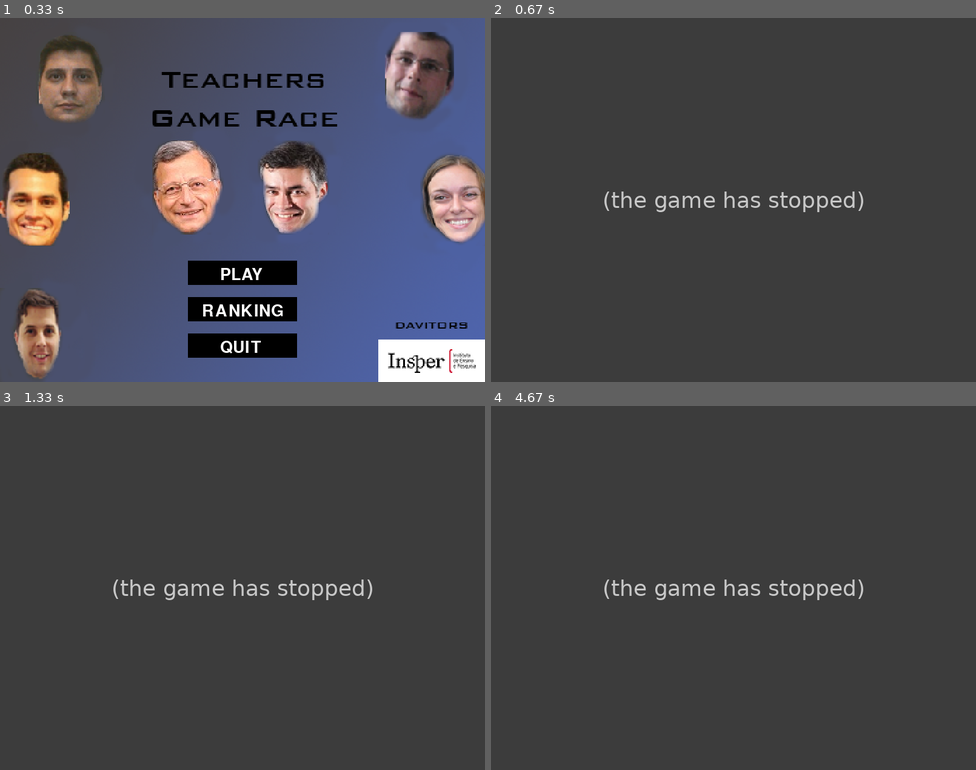
Above: before the commit, frames 1-4 (two rows, left to right).
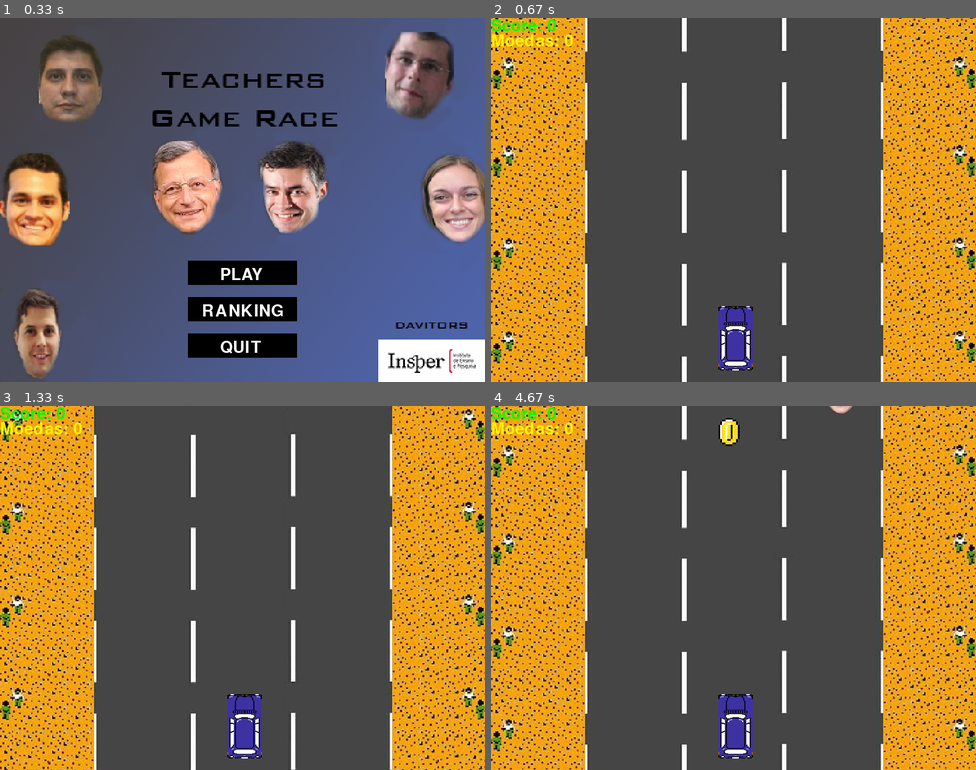
Above: after the commit, the same moments.

Repository: davidengelstein/ProjetoFinal_Davids_Vitors
Game: pygame game, started from Game7.py
The game is run twice, just before and just after one commit, with the same random seed, the same clock (stepped at 60 frames per second) and the same inputs.
Inputs (mouse positions are in pixels of both pictures, inside the frame that each line leads up to):
- Up to frame 1 (0.33 s): no input
- Up to frame 2 (0.67 s): click "PLAY" at 0.38 s
- Up to frame 3 (1.33 s): hold Right 0.67-1.13 s; move the mouse to (223, 602) at 0.7 s; hold Left from 1.17 s (still down)
- Up to frame 4 (4.67 s): release Left at 1.7 s; hold Left 1.73-2.13 s; hold Right 2.17-2.8 s; hold Left 2.83-3.3 s; hold Right 3.33-3.8 s; hold Right 3.83-4.3 s; hold Left from 4.33 s (still down)

Frame 1 is identical in both runs. In frame 2, 43% of the frame differs, in the area x 0-100%, y 0-100%; in frame 3, 43%; in frame 4, 43%.
Error before the commit: UnboundLocalError: cannot access local variable 'car_positionX' where it is not associated w...; the game stopped at 0.42 s (later frames are placeholders)

Commit message:
ARRUMANDO BUGS OCASIONADOS PELAS CLASSES

Diff:
--- a/Game7.py
+++ b/Game7.py
@@ -26,13 +26,6 @@
 
 largura_da_tela = 800 #eixox
 altura_da_tela = 600
-
-car_positionY = 475
-car_positionX = 375 #esquerda = 210 , meio = 375, direita = 540 - Variando de 165
-carX = 57
-carY = 106
-Score = 0
-Moedas = 0
 
 gameDisplay = pygame.display.set_mode((largura_da_tela,altura_da_tela))
 
@@ -59,8 +52,6 @@
 Imagem_Fundo = pygame.image.load('8bitsRoad.png')
 Imagem_Fundo = pygame.transform.scale(Imagem_Fundo,(largura_da_tela,1200))
 
-
-
 def dinheiro(contar2):
     font = pygame.font.SysFont(None, 40)
     text = font.render("Moedas: " + str(contar2),True,yellow)
@@ -122,7 +113,7 @@
 
 def heloisa1(r,s):
     DisplayDoJogo.blit(heloisa,(r,s))
-
+'''
 class personagens:
     def __init__(self,titulo1,titulo2):
         self.titulo1 = titulo1
@@ -156,7 +147,7 @@
 vin = personagens('posição_viniciusX','posição_viniciusY')
 hel = personagens('posição_heloisaX','posição_heloisaY')
 
-
+'''
 DisplayDoJogo = pygame.display.set_mode((largura_da_tela,altura_da_tela))
 
 
@@ -212,7 +203,7 @@
     posição_heloisaY = random.randrange(-2500,0)
     '''
 
-
+    '''
     lor.posiniper(-2000,0)
     mir.posiniper(-3000,0)
     orf.posiniper(-2000,0)
@@ -220,12 +211,18 @@
     had.posiniper(-10000,0)
     vin.posiniper(-5000,0)
     hel.posiniper(-2500,0)
+    '''
 
 
     prof_largura = 60
     prof_altura = 60
 
-
+    car_positionY = 475
+    car_positionX = 375 #esquerda = 210 , meio = 375, direita = 540 - Variando de 165
+    carX = 57
+    carY = 106
+    Score = 0
+    Moedas = 0
 
     Não_Rodar_Jogo = False
 
@@ -249,6 +246,47 @@
 
                 elif car_positionX == 540 and tecla.key == pygame.K_LEFT:
                     car_positionX = 375
+
+        class personagens:
+            def __init__(self,titulo1,titulo2):
+                self.titulo1 = titulo1
+                self.titulo2 = titulo2
+
+            def posiniper(self,random1,random2):
+                self.titulo1 = random.choice([210,375,540])
+                self.titulo2 = random.randrange(random1,random2)
+
+            def posper2(self,random3,random4):
+                if self.titulo2 > altura_da_tela:
+                    self.titulo2 = 0 - random.randrange(random3,random4)
+                    self.titulo1 = random.choice([210,375,540])
+                    Score += 1
+
+            def crash(self):
+                if car_positionY < self.titulo2 + prof_altura and car_positionY + carY >= self.titulo2 + 60: #Este e o próximo if realizam todas as possíveis opções de colisão com o bloco. São expressões matemáticas
+                      if car_positionX > self.titulo1 and car_positionX < self.titulo1 + prof_largura or car_positionX + carX > self.titulo1 and car_positionX + carX < self.titulo1 + prof_largura:
+                          bater()
+
+            def crash2 (self,value):
+                if car_positionY < self.titulo2 + prof_altura and car_positionY + carY >= self.titulo2 + 60: #Este e o próximo if realizam todas as possíveis opções de colisão com o bloco. São expressões matemáticas
+                      if car_positionX > self.titulo1 and car_positionX < self.titulo1 + prof_largura or car_positionX + carX > self.titulo1 and car_positionX + carX < self.titulo1 + prof_largura:
+                        Score += value
+
+        lor = personagens('posição_lourençoX','posição_lourençoY')
+        mir = personagens('posição_mirandaX','posição_mirandaY')
+        orf = personagens('posição_orfaliX','posição_orfaliY')
+        fred = personagens('posição_fredX','posição_fredY')
+        had = personagens('posição_haddadX','posição_haddadY')
+        vin = personagens('posição_viniciusX','posição_viniciusY')
+        hel = personagens('posição_heloisaX','posição_heloisaY')
+
+        lor.posiniper(-2000,0)
+        mir.posiniper(-3000,0)
+        orf.posiniper(-2000,0)
+        fred.posiniper(-2500,0)
+        had.posiniper(-10000,0)
+        vin.posiniper(-5000,0)
+        hel.posiniper(-2500,0)
 
 
         fundo(posição_inicial_fundo_x,posição_inicial_fundo_y)
